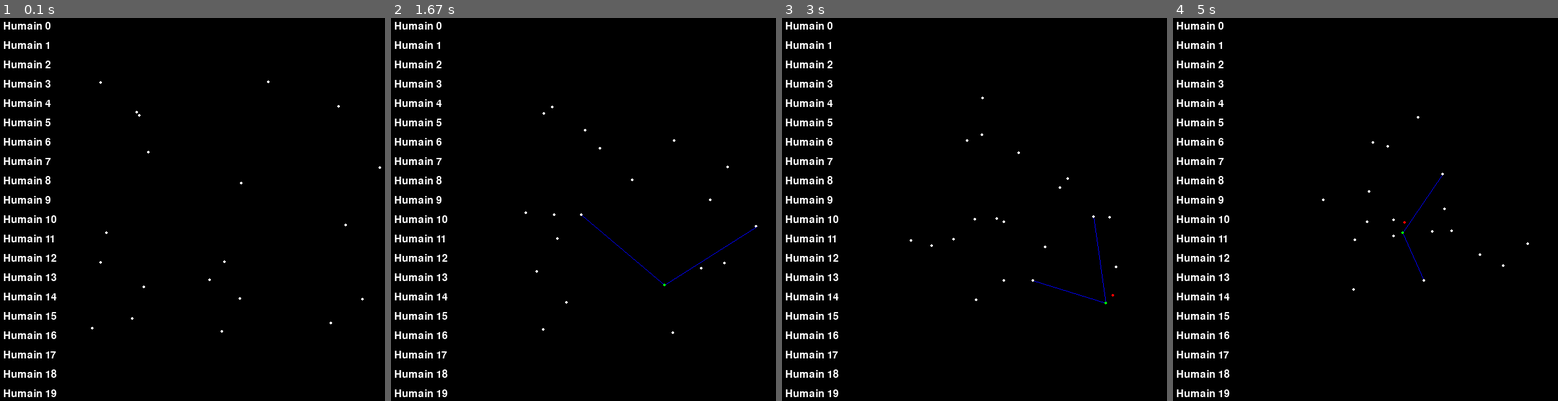
Above: before the commit, frames 1-4 (left to right).
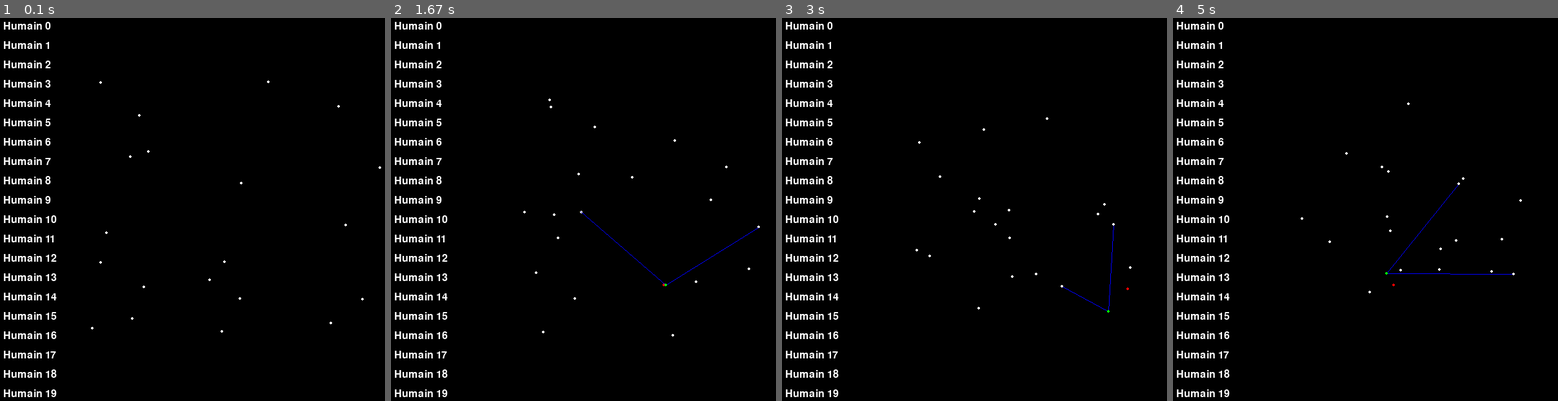
Above: after the commit, the same moments.

Repository: Mochacinno/crowd-simulation
Game: pygame game, started from main.py
Same seed, same stepped clock (60 frames per second), same inputs: the game is played once before the commit and once after it.
Inputs (mouse positions are in pixels of both pictures, inside the frame that each line leads up to):
- Up to frame 1 (0.1 s): no input
- Up to frame 2 (1.67 s): click "Humain 0" at 0.38 s; click "Humain 1" at 0.72 s; click "Humain 5" at 1.05 s; click "Humain 12" at 1.38 s
- Up to frame 3 (3 s): click "Humain 2" at 1.72 s; click "Humain 6" at 2.05 s; click "Humain 13" at 2.38 s; click "Humain 3" at 2.72 s
- Up to frame 4 (5 s): click (1230, 121) at 3.05 s; click "Humain 19" at 3.38 s; click "Humain 4" at 3.72 s; click "Humain 7" at 4.05 s; click "Humain 14" at 4.38 s; click "Humain 0" at 4.72 s

The runs differ from the first frame. In frame 1, less than 0.1% of the frame differs, in the area x 33-39%, y 24-37%; in frame 2, 0.3%; in frame 3, 0.3%; in frame 4, 0.3%, in the area x 33-93%, y 22-72%.

Commit message:
renamed import pygame to main

Diff:
--- a/import pygame.py
+++ b/main.py
@@ -13,12 +13,6 @@
 
 screen.fill(BLACK)
 
-def normalize_vector(vector):
-    norm = np.linalg.norm(vector)
-    if norm == 0:
-        return vector
-    return vector / norm
-
 class Humain:
     def __init__(self, x, y, id):
         self.id = id
@@ -30,6 +24,8 @@
         self.pos_percue_cible1 = (0,0) # Position percue par l'humain
         self.cible2 = None
         self.pos_percue_cible2 = (0,0)
+
+        self.priority = id
 
 
     def choisir_cible(self, dict_humains):
@@ -46,7 +42,7 @@
         x2, y2 = self.pos_percue_cible2
         vectdir = np.array([x1-x2, y1-y2])
         midpoint = (self.pos_percue_cible1 + self.pos_percue_cible2) / 2
-        perp_vectdir = normalize_vector(np.array([y1-y2, x2-x1]))
+        perp_vectdir = np.array([y1-y2, x2-x1])
         res = np.linalg.solve([[perp_vectdir[0], vectdir[0]], [perp_vectdir[1], vectdir[1]]], self.pos - midpoint)
         self.destination = perp_vectdir * res[0] + midpoint
 
@@ -59,21 +55,6 @@
                 if distance < self.collision_radius:  # Collision detected
                     return other  # Return the colliding Humain
         return None
-
-    def bouger(self):
-        # tous les gens bougent en meme temps au lieu que humain1 bouge, qui donc modifie la position pour qqn qui a le cible de humain1
-        vect_dir = self.court_chemin_vect() - self.pos
-        new_pos = self.pos + vect_dir / np.linalg.norm(vect_dir)
-
-        # Check for collisions
-        collision = self.detect_collision(dict_humains)
-        if collision:
-            # Push away from the colliding Humain
-            direction_away = normalize_vector(self.pos - collision.pos)
-            new_pos += direction_away * self.collision_radius  # Move out of collision radius
-
-        self.pos = new_pos
-        self.dict_humains[self.id] = self.pos
 
     def trouve_mur_limite(self):
         mur_haut = [np.array([0,0]), np.array([800,0])]     # [position d'1 point , vecteur directeur non normalisé]
@@ -94,11 +75,45 @@
                 i += 1
         return liste_murs[i]
 
+    def is_head_on_collision(self, colliding_object):
+        # Calculate this object's direction
+        vect_dir = self.calculer_destination() - self.pos
+        vect_dir /= np.linalg.norm(vect_dir)  # Normalize direction
+
+        # Future position
+        future_pos = self.pos + vect_dir
+
+        # Vector from the colliding object to the future position
+        to_future_pos = future_pos - colliding_object.pos
+
+        # Colliding object's direction vector
+        colliding_dir = colliding_object.calculer_destination() - colliding_object.pos
+        colliding_dir /= np.linalg.norm(colliding_dir)  # Normalize direction
+
+        # Calculate cross product (2D version)
+        cross_product = colliding_dir[0] * to_future_pos[1] - colliding_dir[1] * to_future_pos[0]
+
+        # Determine lateral direction based on cross product
+        if cross_product > 0:
+            return np.array([-vect_dir[1], vect_dir[0]])  # Future position is on the left
+        elif cross_product <= 0:
+            return np.array([vect_dir[1], -vect_dir[0]])  # Future position is on the right
 
     def calculer_etat_suivant(self):
         # tous les gens bougent en meme temps au lieu que humain1 bouge, qui donc modifie la position pour qqn qui a le cible de humain1
         vect_dir = self.calculer_destination() - self.pos
-        self.pos = self.pos + vect_dir / np.linalg.norm(vect_dir)
+
+        # collisions
+        colliding_object = self.detect_collision(dict_humains)
+        if colliding_object is not None:
+            # celui avec une priorite plus bas va pas bouger
+            if self.priority > colliding_object.priority:
+                # si en plus le trajectoire de celui qui bouge est confondu avec l'autre point
+                #lateral_movement = self.is_head_on_collision(colliding_object)
+                self.pos = (self.pos + vect_dir / np.linalg.norm(vect_dir)) + np.array([-vect_dir[1], vect_dir[0]])
+                #self.pos = (self.pos + vect_dir / np.linalg.norm(vect_dir))
+        else:
+            self.pos = self.pos + vect_dir / np.linalg.norm(vect_dir)
         dict_pos_suiv[self.id] = self.pos
 
     def afficher(self, highlight=False):
Empty file added: collisions.py
